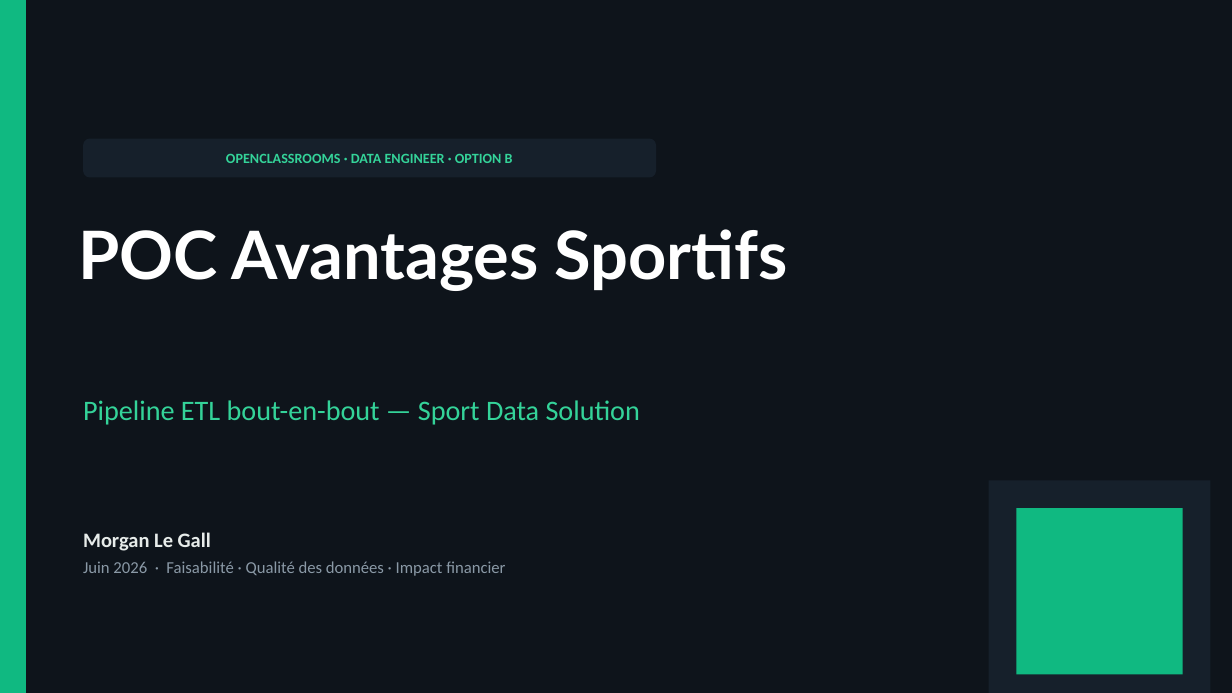
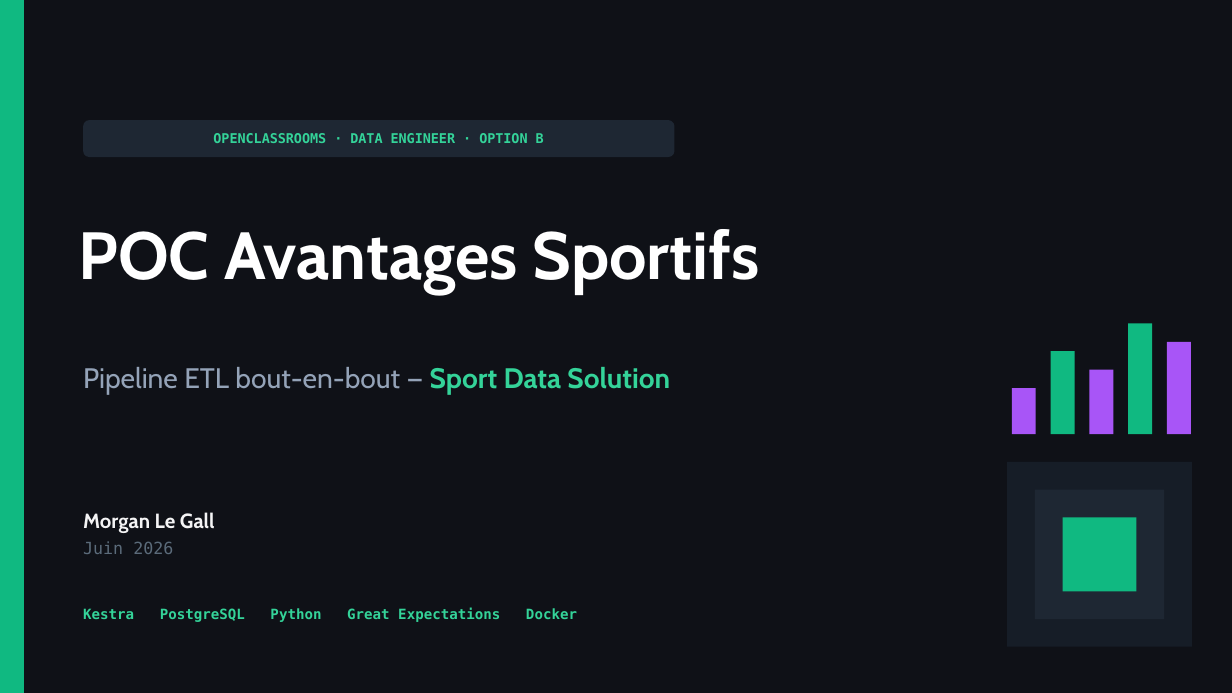
Before and after one commit to MoyLiG/P12_projet_infrastructure, a slide deck: slide 1 of docs/soutenance/Le_Gall_Morgan_Option_B_1_support_062026.pptx. Drawn at 1232x693 pixels with LibreOffice and Linux fonts; fonts in the diff are those of the drawing. Boxes give left, top, right and bottom in pixels: in the first picture for what was removed or moved away, otherwise in the second. Text is boxed around its words. In the diff, an @@ line names an element or a change of style, - is before the commit and + after.

```diff
--- a/docs/soutenance/Le_Gall_Morgan_Option_B_1_support_062026.pptx
+++ b/docs/soutenance/Le_Gall_Morgan_Option_B_1_support_062026.pptx
@@ rectangle at <box>0,0,1232,693</box>: fill #0E141B to #0F1117 @@
@@ rounded rectangle "OPENCLASSROOMS · DATA ENGINEER · ...": place and size @@
-rounded rectangle "OPENCLASSROOMS · DATA ENGINEER · ..." at <box>83,139,656,177</box>
+rounded rectangle "OPENCLASSROOMS · DATA ENGINEER · ..." at <box>83,120,675,157</box>
@@ rounded rectangle "OPENCLASSROOMS · DATA ENGINEER · ..." at <box>83,120,675,157</box>: size 11 to 10.5 pt, font Calibri to DejaVu Sans Mono; fill #16202B to #1E2733 @@
@@ text "POC Avantages Sportifs" at <box>79,229,759,294</box>: font Lato to Cabin @@
@@ rectangle added at <box>1128,323,1153,434</box>, fill #10B981 @@
@@ rectangle added at <box>1051,351,1075,434</box>, fill #10B981 @@
@@ rectangle added at <box>1167,342,1191,434</box>, fill #A855F7 @@
@@ text "Pipeline ETL bout-en-bout — Sport ...": place and size @@
-text "Pipeline ETL bout-en-bout — Sport ..." at <box>83,400,640,425</box>
+text "Pipeline ETL bout-en-bout — Sport ..." at <box>83,367,670,394</box>
@@ text "Pipeline ETL bout-en-bout — Sport ..." at <box>83,367,670,394</box>: font Calibri to Cabin; text colour #34D399 to #94A3B8 in "Pipeline ETL bout-en-bout —"; bold on in "Sport Data Solution" @@
@@ rectangle added at <box>1012,388,1036,434</box>, fill #A855F7 @@
@@ rectangle added at <box>1090,370,1114,434</box>, fill #A855F7 @@
@@ rectangle: place and size @@
-rectangle at <box>989,481,1211,693</box>
+rectangle at <box>1007,462,1192,647</box>
@@ rectangle at <box>1007,462,1192,647</box>: fill #16202B to #161D27 @@
@@ text "Morgan Le Gall": place and size @@
-text "Morgan Le Gall" at <box>83,532,505,576</box>
+text "Morgan Le Gall" at <box>83,512,215,554</box>
@@ rectangle: place and size @@
-rectangle at <box>1017,508,1183,675</box>
+rectangle at <box>1035,490,1165,619</box>
@@ rectangle at <box>1035,490,1165,619</box>: fill #10B981 to #1E2733 @@
@@ text at <box>83,512,215,533</box>: font Calibri to Cabin, text colour #E7ECEA to #F4F4F5 in "Morgan Le Gall" @@
@@ rectangle added at <box>1063,518,1137,592</box>, fill #10B981 @@
@@ text at <box>83,541,173,554</box>: text changed; font Calibri to DejaVu Sans Mono; text colour #8A99A6 to #5B6B7A @@
-Juin 2026 · Faisabilité · Qualité des données · Impact financier
+Juin 2026
@@ text added at <box>83,607,577,622</box>, 11 pt, text #34D399, bold @@
+Kestra PostgreSQL Python Great Expectations Docker
```
Also in this commit, not shown: 14 other slides changed, 7 slides added, 6 other files.
